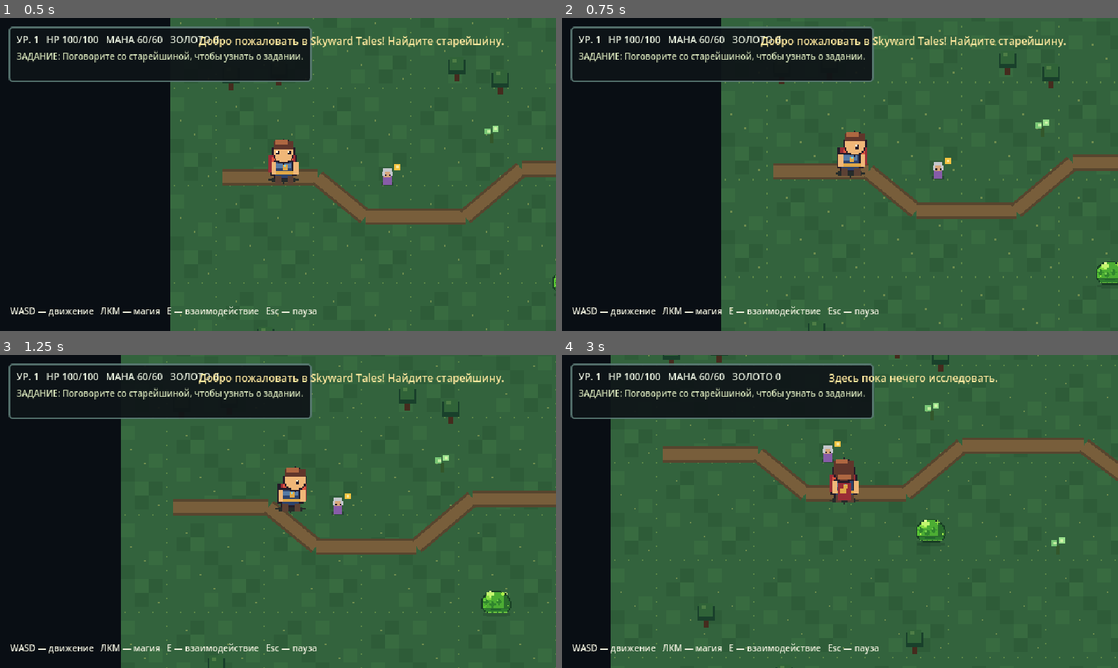
Above: before the commit, frames 1-4 (two rows, left to right).
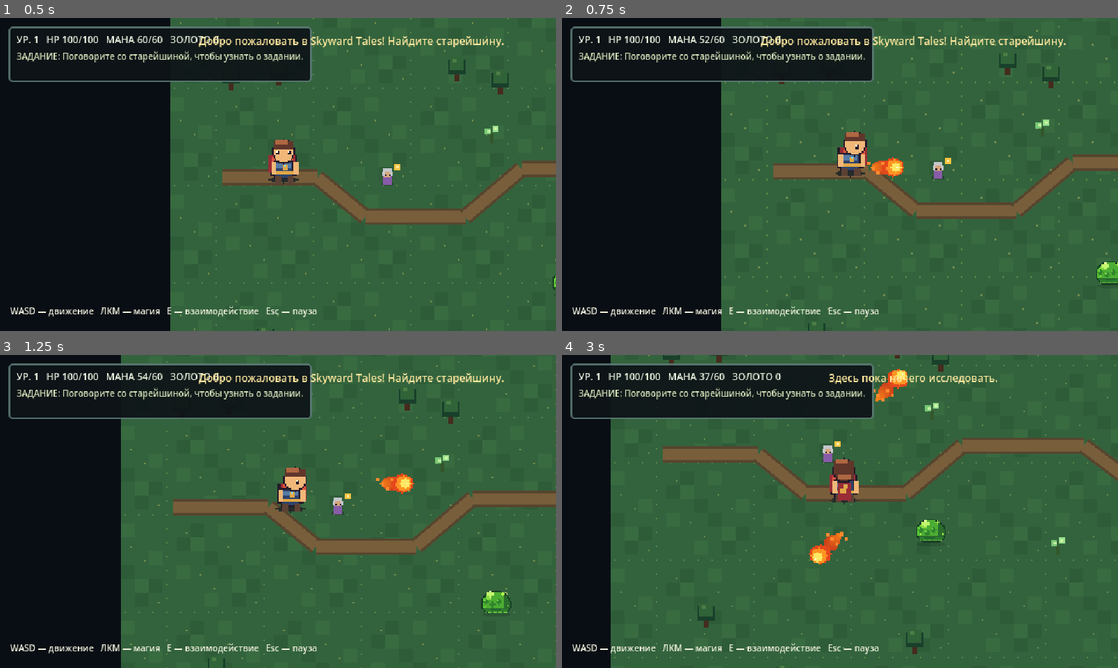
Above: after the commit, the same moments.

Repository: DoctorStrangeSH/Skyward-Tales
Game: Godot game, scene res://scenes/main.tscn
Same seed, same stepped clock (60 frames per second), same inputs: the game is played once before the commit and once after it.
Inputs (mouse positions are in pixels of both pictures, inside the frame that each line leads up to):
- Up to frame 1 (0.5 s): no input
- Up to frame 2 (0.75 s): move the mouse to (962, 158) at 0.52 s; press the mouse at (962, 158) at 0.53 s; hold D (move_right) from 0.53 s (still down)
- Up to frame 3 (1.25 s): keep holding D (move_right)
- Up to frame 4 (3 s): move the mouse to (728, 527) at 1.27 s; release D (move_right) at 1.28 s; release the mouse at (728, 527) at 1.28 s; hold S (move_down) 1.28-2.03 s; click (728, 527) at 1.35 s; move the mouse to (895, 442) at 2.02 s; hold D (move_right) 2.03-2.78 s; hold E (interact) 2.03-2.78 s; click (895, 442) at 2.3 s; move the mouse to (812, 574) at 2.77 s; hold W (move_up) from 2.78 s (still down); click (812, 574) at 2.85 s

Frame 1 is identical in both runs. In frame 2, 0.3% of the frame differs, in the area x 24-62%, y 5-52%; in frame 3, 0.3%; in frame 4, 0.7%, in the area x 24-63%, y 4-67%.

Commit message:
fix: restore mouse spell casting and mana; reject placeholder art style

Diff:
--- a/scripts/hud.gd
+++ b/scripts/hud.gd
@@ -13,6 +13,7 @@
 func _ready() -> void:
 	process_mode = Node.PROCESS_MODE_ALWAYS
 	var root := Control.new()
+	root.mouse_filter = Control.MOUSE_FILTER_IGNORE
 	root.set_anchors_and_offsets_preset(Control.PRESET_FULL_RECT)
 	add_child(root)
 
@@ -21,6 +22,7 @@
 	status_panel.custom_minimum_size = Vector2(270, 64)
 	status_panel.add_theme_stylebox_override("panel", _panel_style(Color(0.055, 0.075, 0.09, 0.92)))
 	root.add_child(status_panel)
+	status_panel.mouse_filter = Control.MOUSE_FILTER_IGNORE
 
 	var status_box := VBoxContainer.new()
 	status_panel.add_child(status_box)
@@ -34,20 +36,24 @@
 	message_label.size = Vector2(450, 28)
 	message_label.horizontal_alignment = HORIZONTAL_ALIGNMENT_CENTER
 	root.add_child(message_label)
+	message_label.mouse_filter = Control.MOUSE_FILTER_IGNORE
 
 	prompt_label = _make_label("", 10, Color(0.94, 0.94, 0.87))
 	prompt_label.position = Vector2(12, 330)
 	prompt_label.size = Vector2(500, 20)
 	root.add_child(prompt_label)
+	prompt_label.mouse_filter = Control.MOUSE_FILTER_IGNORE
 
 	dialogue_panel = PanelContainer.new()
 	dialogue_panel.position = Vector2(140, 246)
 	dialogue_panel.custom_minimum_size = Vector2(360, 100)
 	dialogue_panel.add_theme_stylebox_override("panel", _panel_style(Color(0.045, 0.06, 0.08, 0.97)))
 	root.add_child(dialogue_panel)
+	dialogue_panel.mouse_filter = Control.MOUSE_FILTER_IGNORE
 	dialogue_label = _make_label("", 11, Color(0.95, 0.93, 0.84))
 	dialogue_label.autowrap_mode = TextServer.AUTOWRAP_WORD_SMART
 	dialogue_panel.add_child(dialogue_label)
+	dialogue_label.mouse_filter = Control.MOUSE_FILTER_IGNORE
 	dialogue_panel.visible = false
 
 func _process(delta: float) -> void:
@@ -90,6 +96,7 @@
 	label.text = text_value
 	label.add_theme_font_size_override("font_size", font_size)
 	label.add_theme_color_override("font_color", color)
+	label.mouse_filter = Control.MOUSE_FILTER_IGNORE
 	return label
 
 func _panel_style(background: Color) -> StyleBoxFlat:
--- a/scripts/main.gd
+++ b/scripts/main.gd
@@ -59,7 +59,8 @@
 	else:
 		hud.set_prompt("WASD — движение   ЛКМ — магия   E — взаимодействие   Esc — пауза")
 
-func _unhandled_input(event: InputEvent) -> void:
+func _input(event: InputEvent) -> void:
+	# _input receives mouse clicks even when a Control overlays the world.
 	if event.is_action_pressed("interact"):
 		if hud.dialogue_visible:
 			hud.close_dialogue()
@@ -68,7 +69,7 @@
 			_try_interact()
 		get_viewport().set_input_as_handled()
 	elif event.is_action_pressed("cast_spell"):
-		if not hud.dialogue_visible:
+		if not get_tree().paused and not hud.dialogue_visible:
 			_cast_spell()
 		get_viewport().set_input_as_handled()
 
@@ -162,6 +163,9 @@
 	if direction.length_squared() < 0.01:
 		direction = player.facing
 	var bolt := BOLT_SCENE.instantiate() as MagicBolt
+	if bolt == null:
+		push_error("Не удалось создать огненный шар")
+		return
 	bolt.speed = float(spell.get("projectile_speed", 255))
 	bolt.setup(direction, spell_damage)
 	add_child(bolt)
--- a/scripts/player.gd
+++ b/scripts/player.gd
@@ -19,6 +19,7 @@
 var gold: int = 0
 var facing: Vector2 = Vector2.DOWN
 var visual: DirectionalSprite
+var mana_regen_accumulator: float = 0.0
 
 func _ready() -> void:
 	add_to_group("player")
@@ -32,6 +33,16 @@
 	add_child(visual)
 
 func _physics_process(_delta: float) -> void:
+	# Recover mana slowly so casting remains testable during exploration.
+	if mana < max_mana:
+		mana_regen_accumulator += _delta * 4.0
+		if mana_regen_accumulator >= 1.0:
+			var recovered: int = mini(int(mana_regen_accumulator), max_mana - mana)
+			mana += recovered
+			mana_regen_accumulator -= float(recovered)
+			stats_changed.emit()
+	else:
+		mana_regen_accumulator = 0.0
 	var direction := Input.get_vector("move_left", "move_right", "move_up", "move_down")
 	var moving := direction.length_squared() > 0.01
 	if moving:
Not shown, changed: assets/ART_GUIDE.md
Not shown, changed: docs/AI_HANDOFF.md
Not shown, changed: docs/ROADMAP.md
